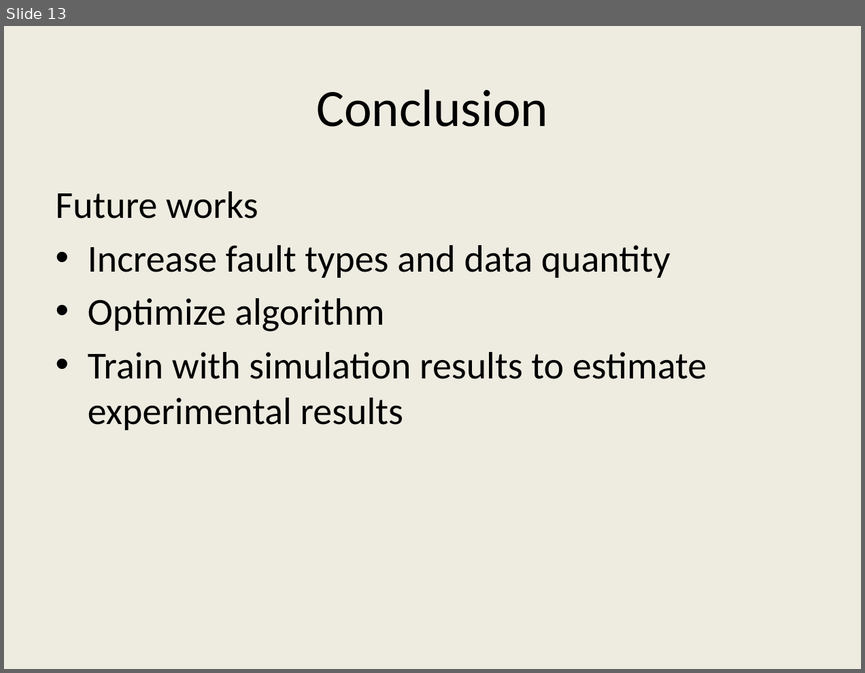
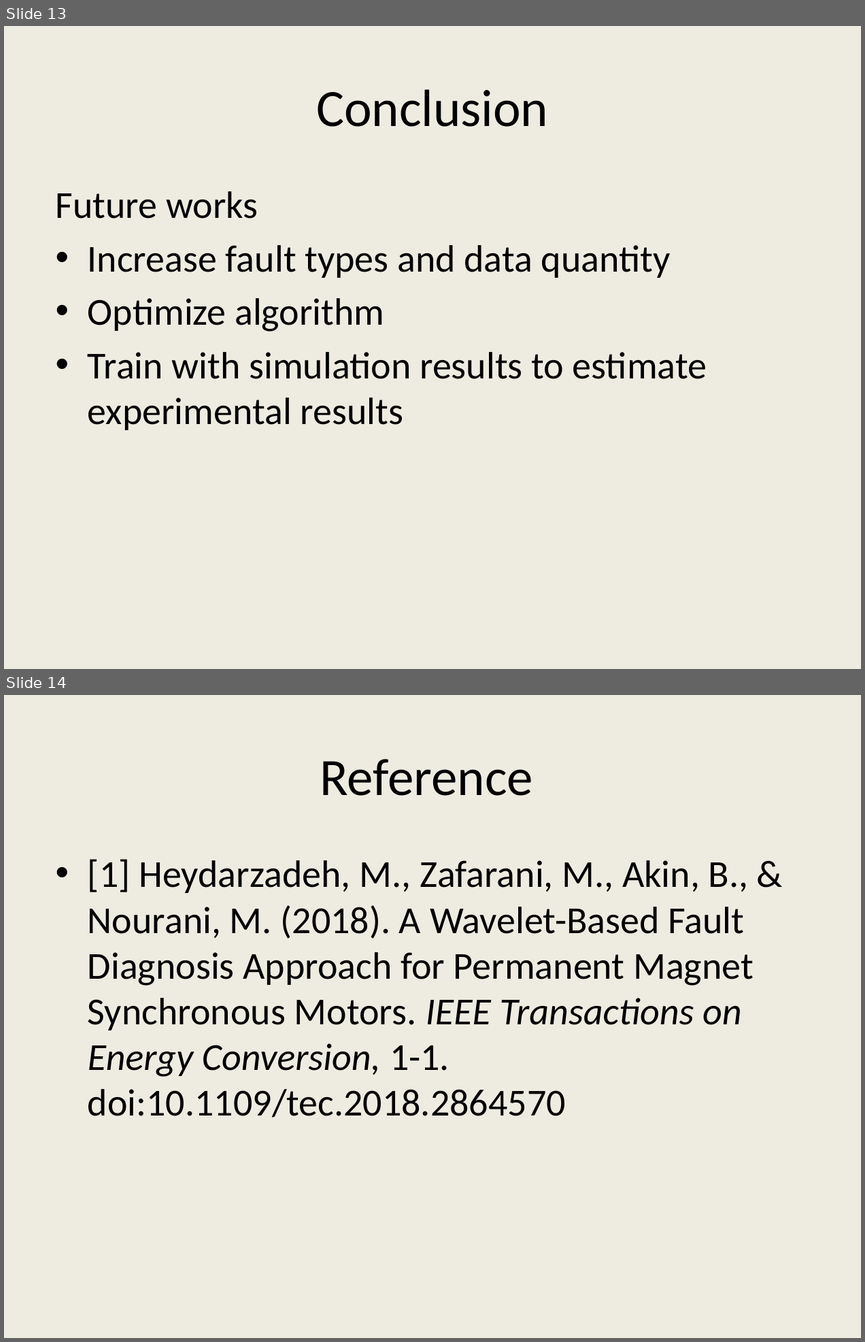
Before and after one commit to gungenibrahim/ee543-neural-network-and-deep-learning, a slide deck: ee543_sunum.pptx. Shown one above the other, each under a label of ours: slide 13 before the commit, slides 13 and 14 after it. The pictures are 865x673 and 865x1342 pixels, drawn with LibreOffice and Linux fonts; fonts in the diff are those of the drawing. Boxes give left, top, right and bottom in pixels: in the first picture for what was removed or moved away, otherwise in the second. Text is boxed around its words. In the diff, an @@ line names an element or a change of style, - is before the commit and + after.

```diff
--- a/ee543_sunum.pptx
+++ b/ee543_sunum.pptx
@@ slide 14 added at bbox=[4, 695, 861, 1338], background #EEECE1 @@
@@ title added at bbox=[320, 759, 532, 796], 44 pt, text #000000 @@
+Reference
@@ text added at bbox=[88, 859, 753, 1117], 32 pt, text #000000 @@
+• [1] Heydarzadeh, M., Zafarani, M., Akin, B., & Nourani, M. (2018). A Wavelet-Based Fault Diagnosis Approach for Permanent Magnet Synchronous Motors. IEEE Transactions on Energy Conversion, 1-1. doi:10.1109/tec.2018.2864570
```
Also in this commit, not shown: 2 other files.
